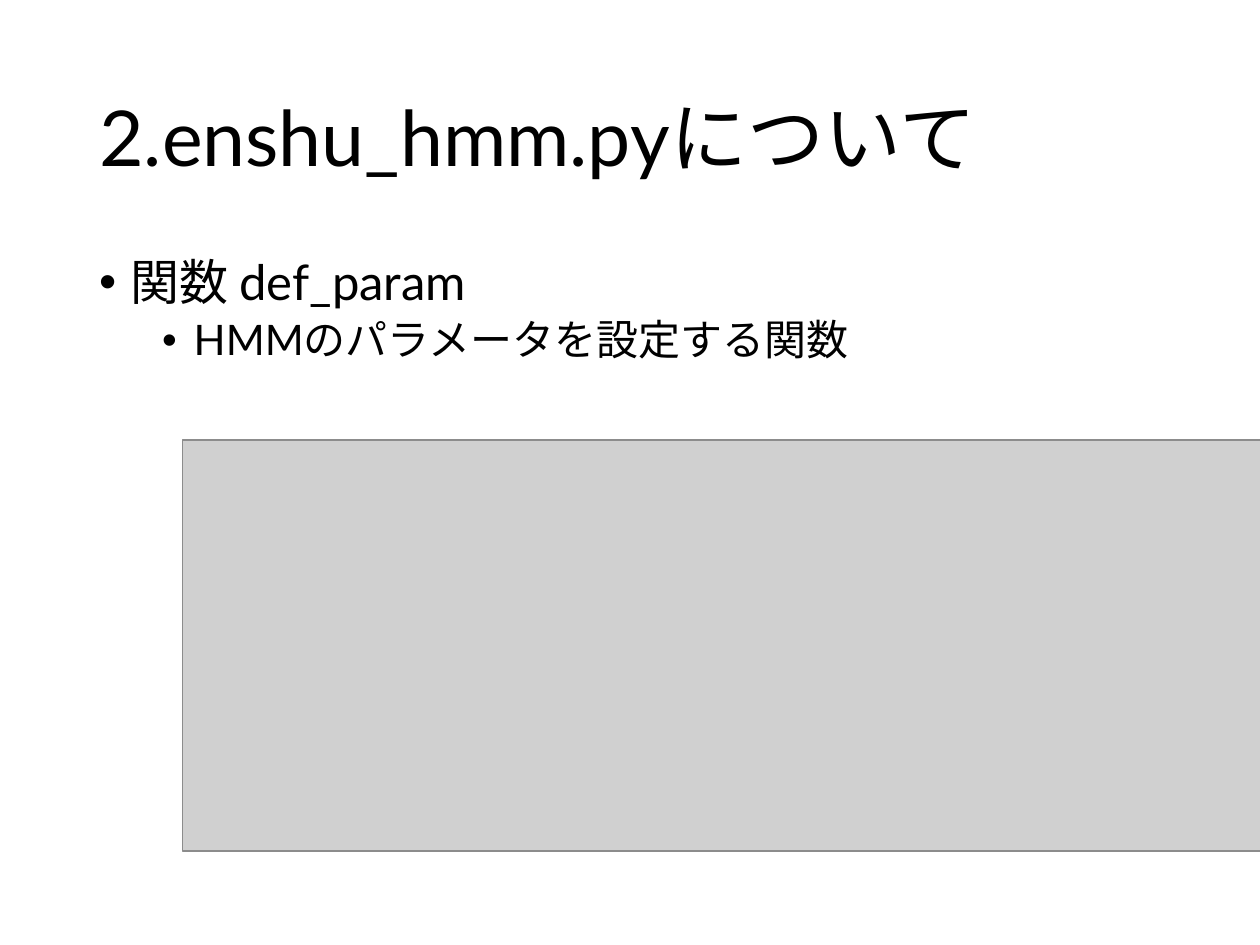
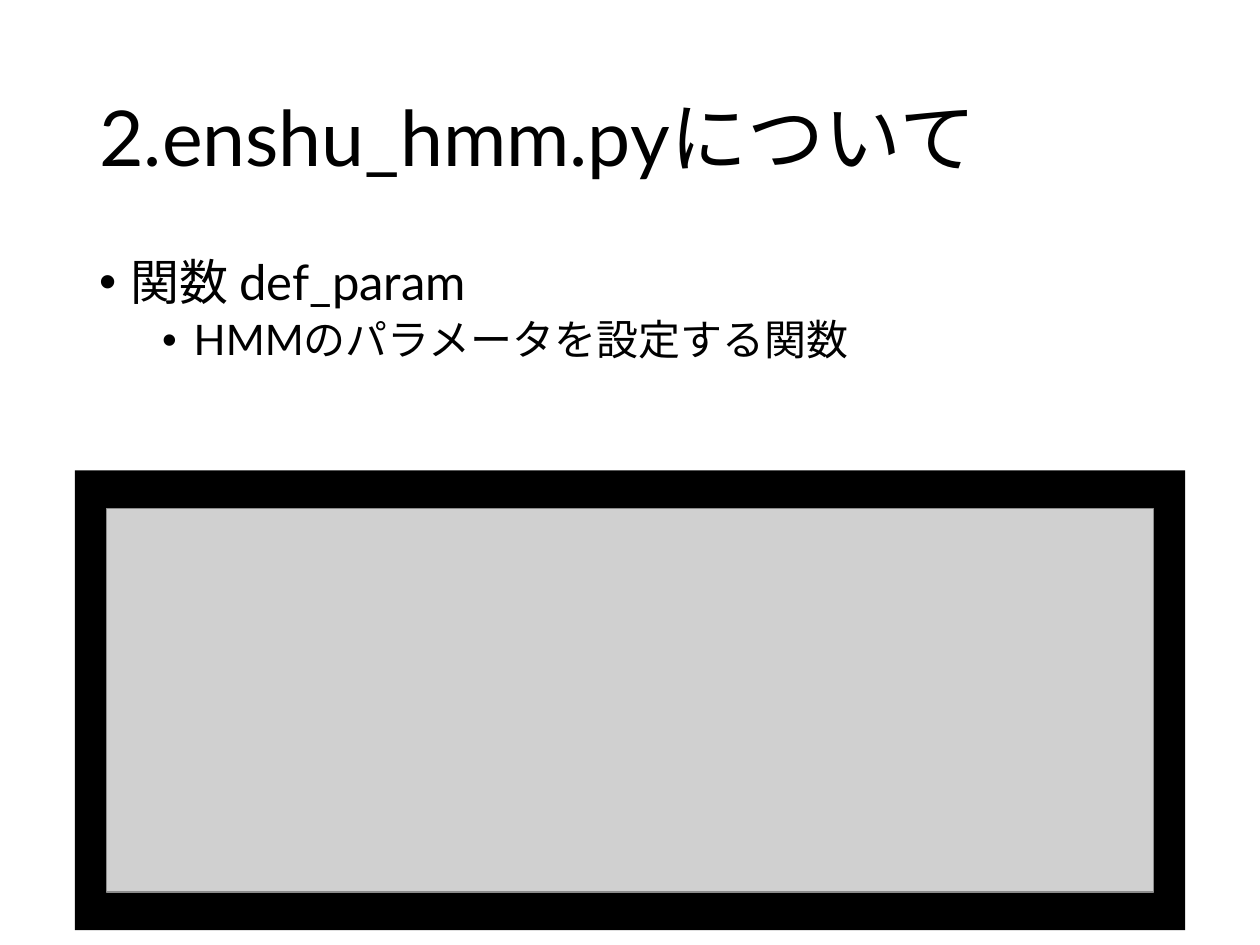
Before and after one commit to 2017B4/rinko_production, a slide deck: slide 3 of slide/輪講実習.pptx. Drawn at 1260x945 pixels with LibreOffice and Linux fonts; fonts in the diff are those of the drawing; grey boxes stand for pictures. Boxes give left, top, right and bottom in pixels: in the first picture for what was removed or moved away, otherwise in the second. Text is boxed around its words. In the diff, an @@ line names an element or a change of style, - is before the commit and + after.

```diff
--- a/slide/輪講実習.pptx
+++ b/slide/輪講実習.pptx
@@ rectangle added at box(74, 470, 1184, 930), fill #000000 @@
@@ picture: place and size @@
-picture at box(183, 440, 1260, 850)
+picture at box(106, 509, 1153, 892)
```
Also in this commit, not shown: 8 other slides changed, 1 slide added, 1 slide removed.
